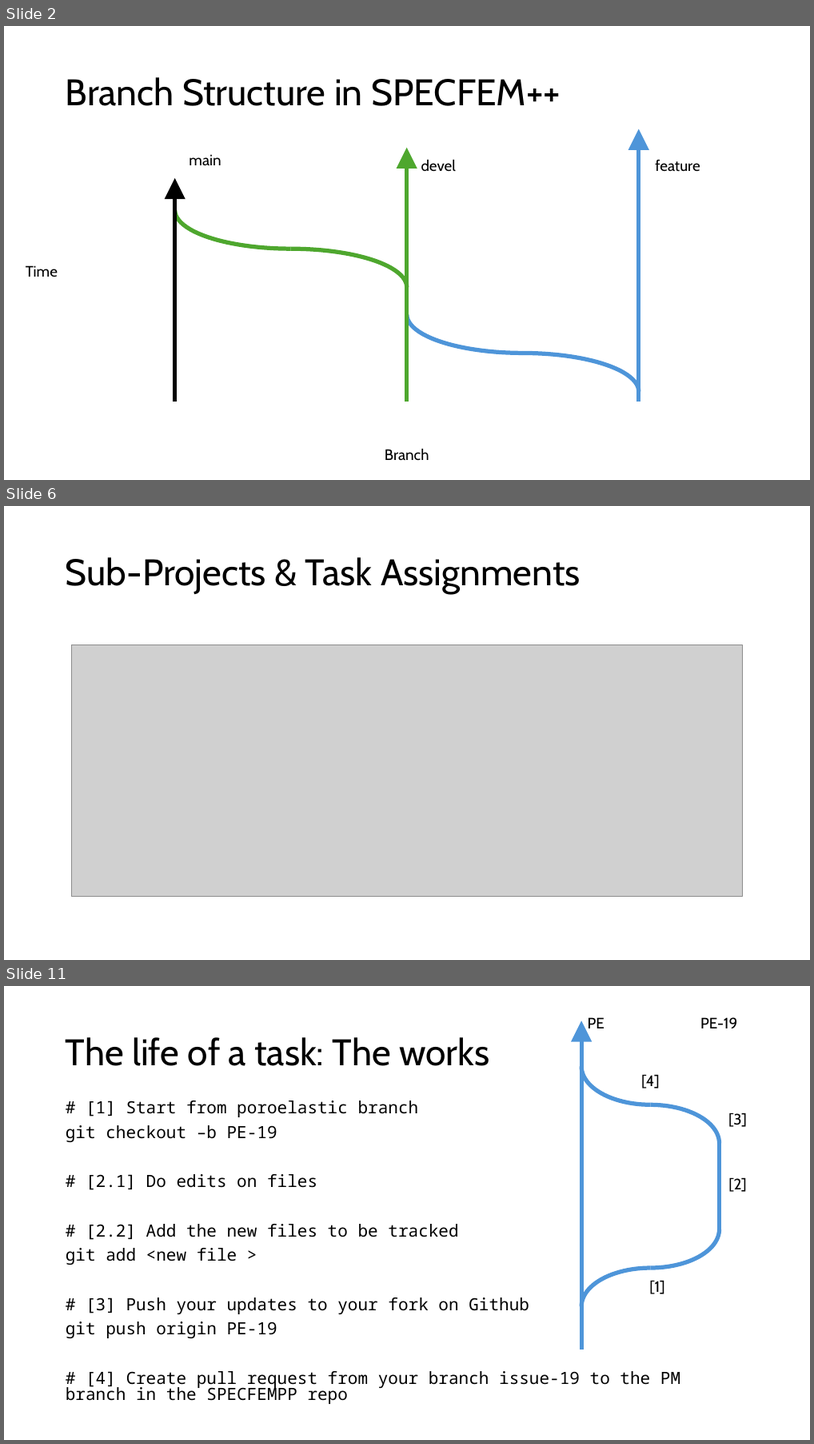
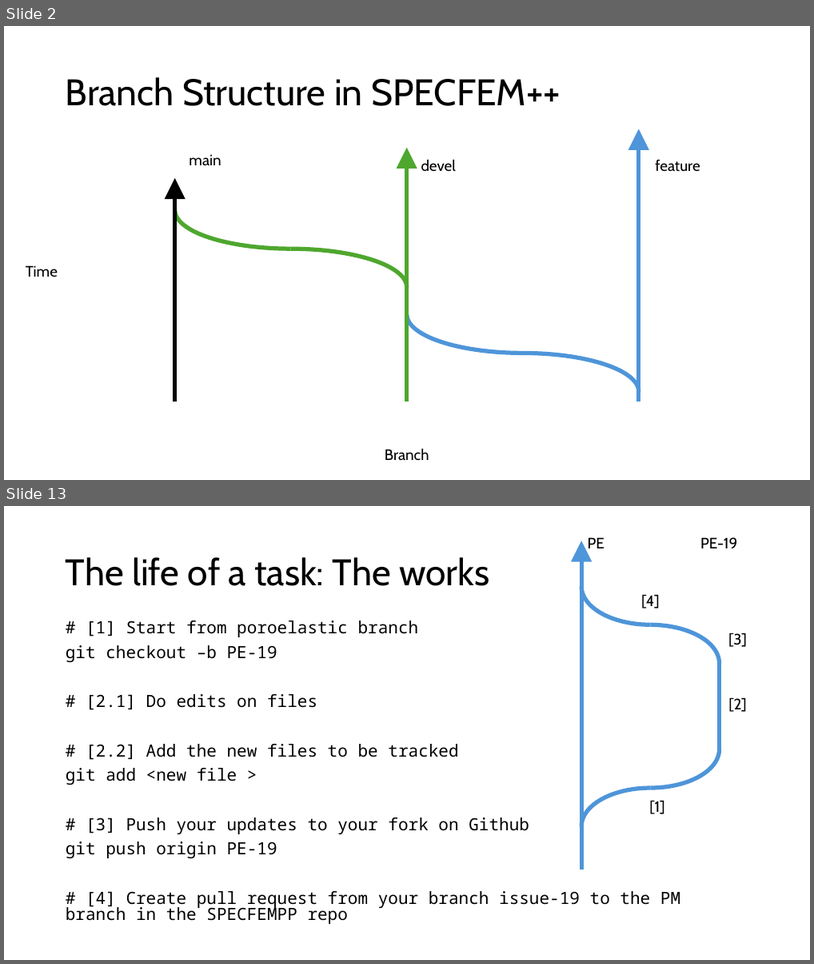
Before and after one commit to PrincetonUniversity/specfempp-notes, a slide deck: presentations/2025/03/Princeton_LLNL_Hackathon/Git_development_Workflow.pptx. Shown one above the other, each under a label of ours: slides 2, 6 and 11 before the commit, slides 2 and 13 after it; the slides between them are not shown. The pictures are 814x1444 and 814x964 pixels, drawn with LibreOffice and Linux fonts; fonts in the diff are those of the drawing; grey boxes stand for pictures. Boxes give left, top, right and bottom in pixels: in the first picture for what was removed or moved away, otherwise in the second. Text is boxed around its words. In the diff, an @@ line names an element or a change of style, - is before the commit and + after.

```diff
--- a/presentations/2025/03/Princeton_LLNL_Hackathon/Git_development_Workflow.pptx
+++ b/presentations/2025/03/Princeton_LLNL_Hackathon/Git_development_Workflow.pptx
@@ slide 6 removed at box(4, 506, 810, 960), background #FFFFFF @@
@@ title removed at box(66, 557, 581, 594) @@
-Sub-Projects & Task Assignments
@@ picture removed at box(72, 645, 743, 896) @@
@@ what was slide 11 is now slide 13 @@
```
Also in this commit, not shown: 7 slides changed, 3 slides added.
